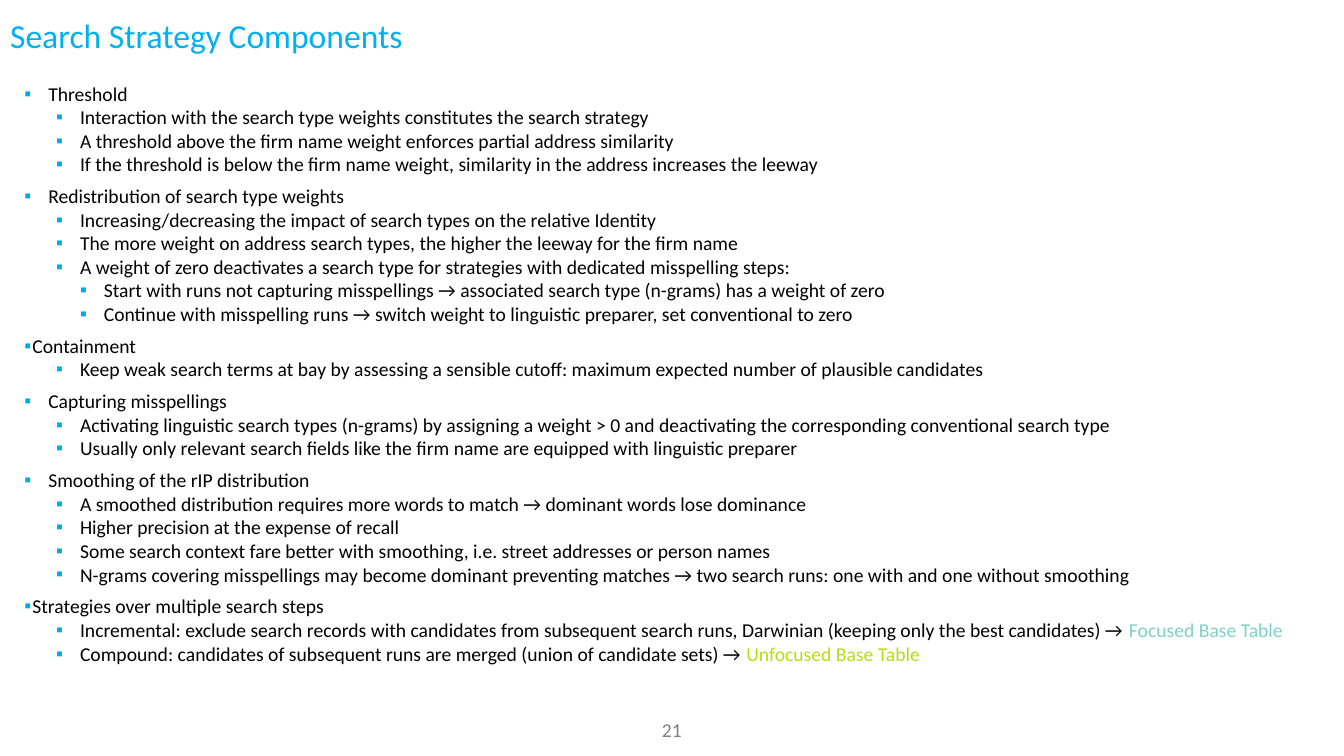
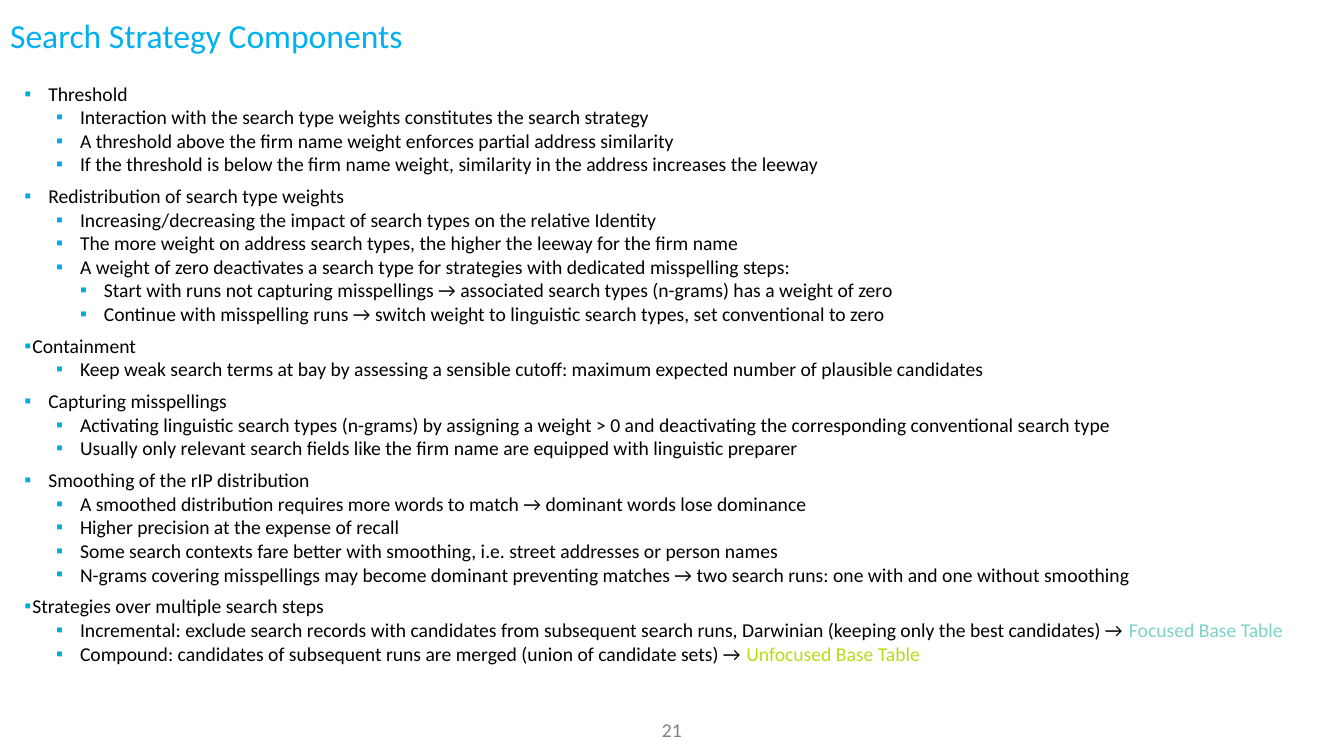
Before and after one commit to ThorstenDoherr/searchengine, a slide deck: slide 21 of doc/SearchEngine_Slides.pptx. Drawn at 1344x756 pixels with LibreOffice and Linux fonts; fonts in the diff are those of the drawing; background and template pictures are left out. Boxes give left, top, right and bottom in pixels: in the first picture for what was removed or moved away, otherwise in the second. Text is boxed around its words. In the diff, an @@ line names an element or a change of style, - is before the commit and + after.

```diff
--- a/doc/SearchEngine_Slides.pptx
+++ b/doc/SearchEngine_Slides.pptx
@@ text at (104,283,892,325): text changed @@
-    ▪ Start with runs not capturing misspellings → associated search type (n-grams) has a weight of zero
-    ▪ Continue with misspelling runs → switch weight to linguistic preparer, set conventional to zero
+    ▪ Start with runs not capturing misspellings → associated search types (n-grams) has a weight of zero
+    ▪ Continue with misspelling runs → switch weight to linguistic search types, set conventional to zero
@@ text at (80,544,778,562): text changed @@
-  ▪ Some search context fare better with smoothing, i.e. street addresses or person names
+  ▪ Some search contexts fare better with smoothing, i.e. street addresses or person names
```
Also in this commit, not shown: 6 other slides changed, 1 other file.
